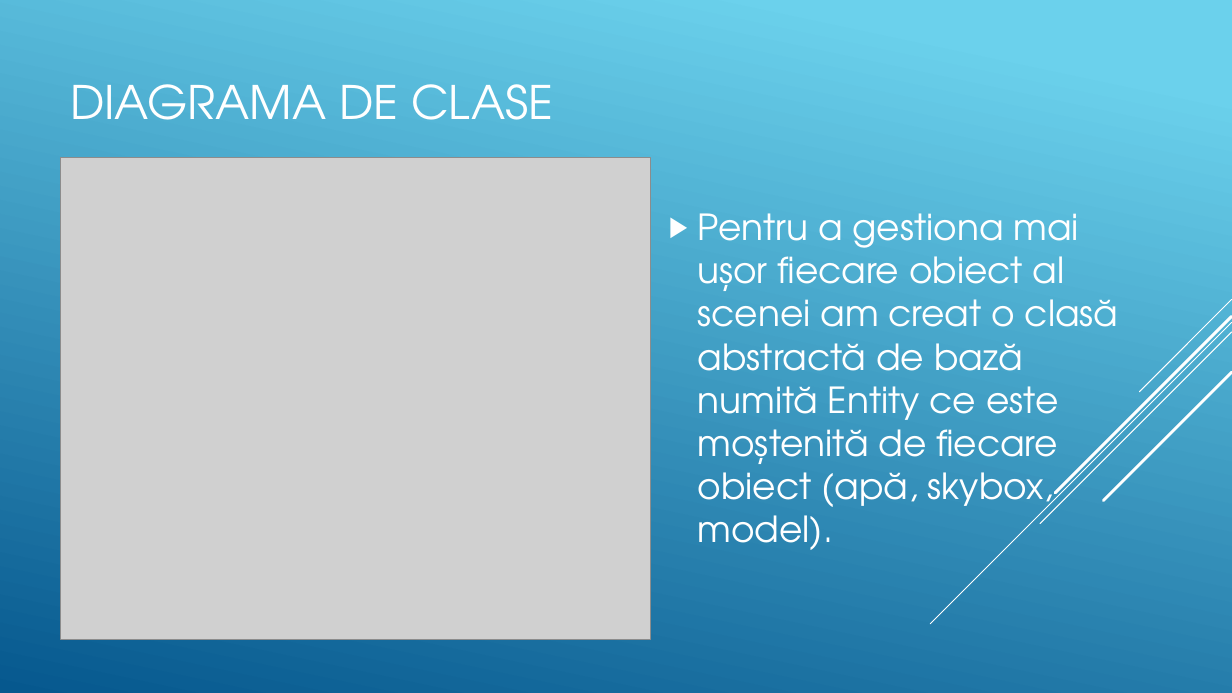
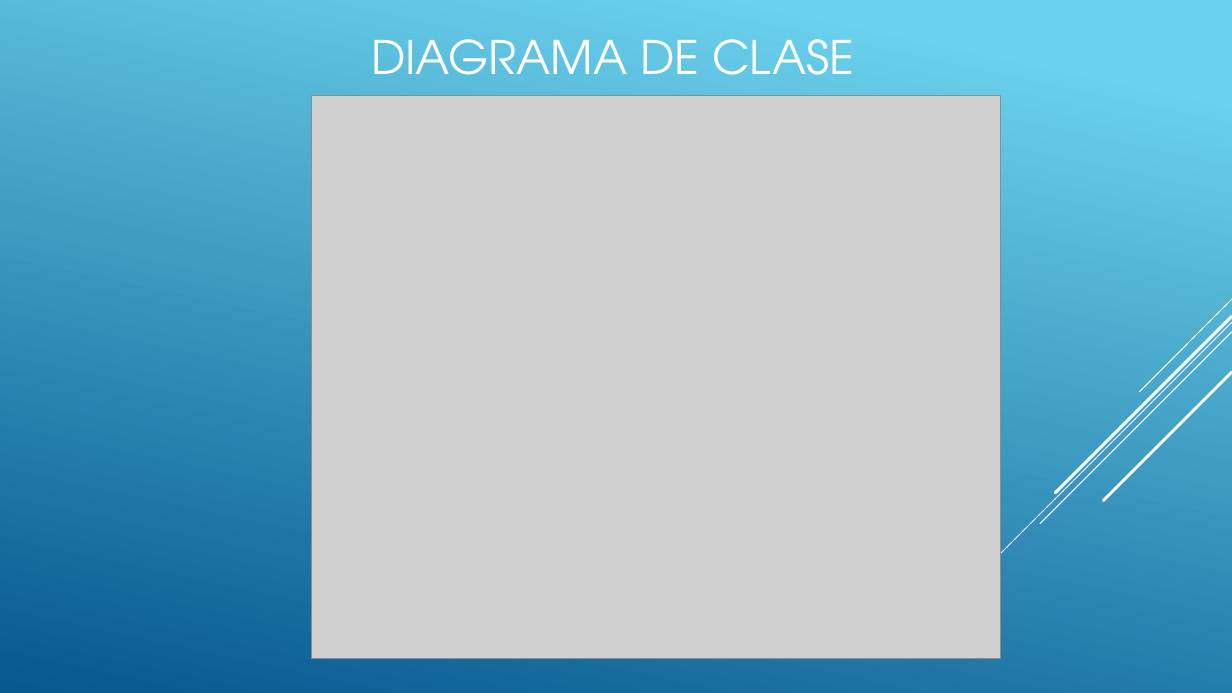
Before and after one commit to gsg211/WaterSimulation, a slide deck: slide 4 of Randarea Apei folosind Metoda Sumei Sinusurilor.pptx. Drawn at 1232x693 pixels with LibreOffice and Linux fonts; fonts in the diff are those of the drawing; grey boxes stand for pictures. Boxes give left, top, right and bottom in pixels: in the first picture for what was removed or moved away, otherwise in the second. Text is boxed around its words. In the diff, an @@ line names an element or a change of style, - is before the commit and + after.

Commit message:
ppt changes

```diff
--- a/Randarea Apei folosind Metoda Sumei Sinusurilor.pptx
+++ b/Randarea Apei folosind Metoda Sumei Sinusurilor.pptx
@@ title "DIAGRAMA DE CLASE" rewrapped from (70, 84, 553, 120) to (371, 39, 854, 96) @@
@@ picture: place and size @@
-picture at (61, 158, 651, 640)
+picture at (311, 95, 1001, 659)
@@ text removed at (698, 213, 1118, 550) @@
-▶ Pentru a gestiona mai ușor fiecare obiect al scenei am creat o clasă abstractă de bază numită Entity ce este moștenită de fiecare obiect (apă, skybox, model).
```
